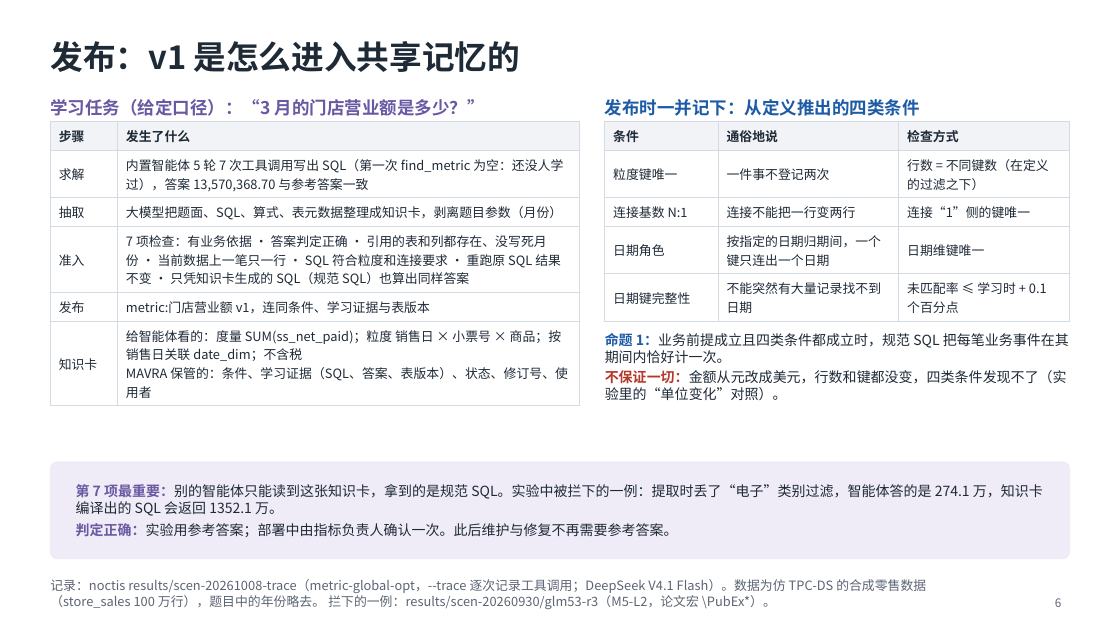
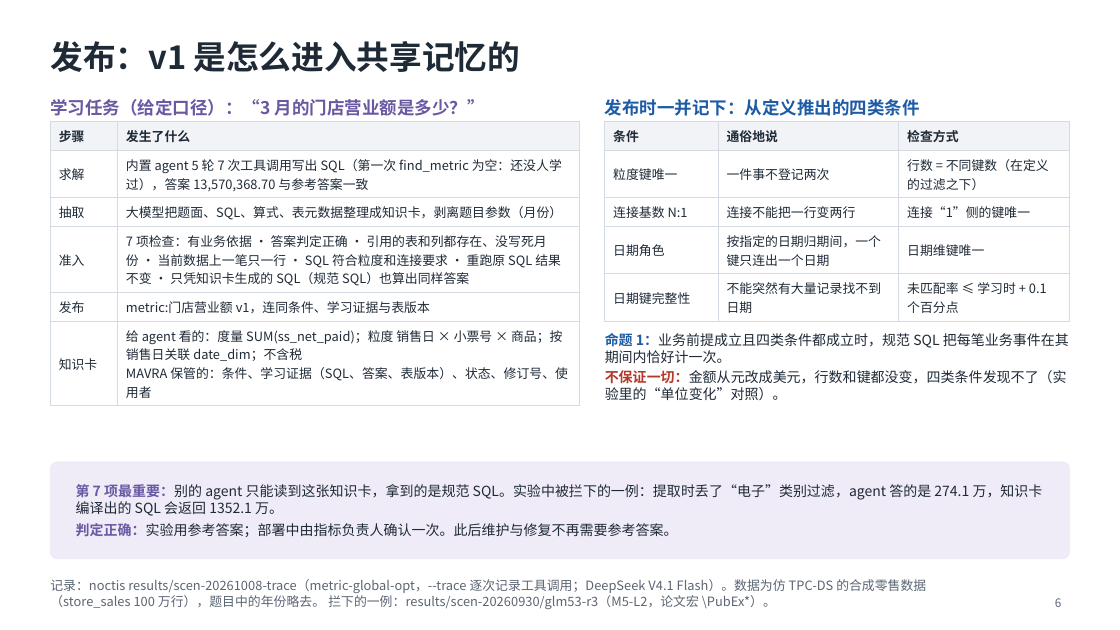
Before and after one commit to mmmttt000045/agent4db-adapter, a slide deck: slide 6 of docs/mavra-system.pptx. Drawn at 1120x630 pixels with LibreOffice and Linux fonts; fonts in the diff are those of the drawing. Boxes give left, top, right and bottom in pixels: in the first picture for what was removed or moved away, otherwise in the second. Text is boxed around its words. In the diff, an @@ line names an element or a change of style, - is before the commit and + after.

```diff
--- a/docs/mavra-system.pptx
+++ b/docs/mavra-system.pptx
@@ table at (50,122,580,402) @@
-row 2, column 2: 内置智能体 5 轮 7 次工具调用写出 SQL（第一次 find_metric 为空：还没人学过），答案 13,570,368.70 与参考答案一致
+row 2, column 2: 内置 agent 5 轮 7 次工具调用写出 SQL（第一次 find_metric 为空：还没人学过），答案 13,570,368.70 与参考答案一致
-row 6, column 2: 给智能体看的：度量 SUM(ss_net_paid)；粒度 销售日 × 小票号 × 商品；按销售日关联 date_dim；不含税 / MAVRA 保管的：条件、学习证据（SQL、答案、表版本）、状态、修订号、使用者
+row 6, column 2: 给 agent 看的：度量 SUM(ss_net_paid)；粒度 销售日 × 小票号 × 商品；按销售日关联 date_dim；不含税 / MAVRA 保管的：条件、学习证据（SQL、答案、表版本）、状态、修订号、使用者
@@ text at (76,483,1043,516): text changed @@
-第 7 项最重要：别的智能体只能读到这张知识卡，拿到的是规范 SQL。实验中被拦下的一例：提取时丢了“电子”类别过滤，智能体答的是 274.1 万，知识卡编译出的 SQL 会返回 1352.1 万。
+第 7 项最重要：别的 agent 只能读到这张知识卡，拿到的是规范 SQL。实验中被拦下的一例：提取时丢了“电子”类别过滤，agent 答的是 274.1 万，知识卡编译出的 SQL 会返回 1352.1 万。
```
Also in this commit, not shown: 9 other slides changed, 5 other files.
